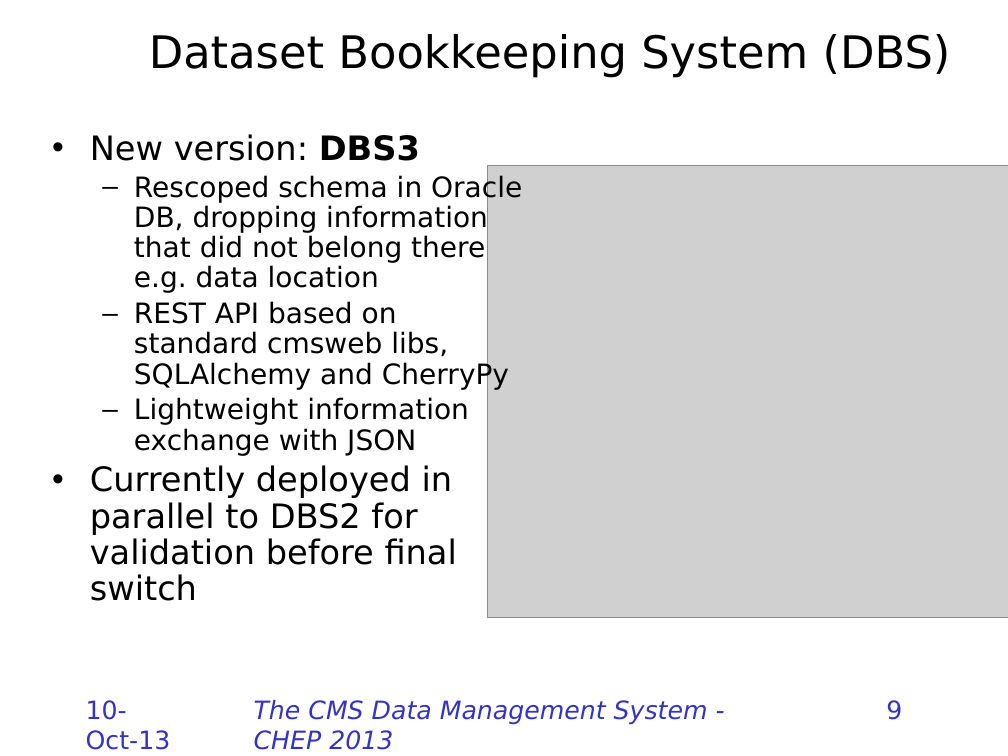
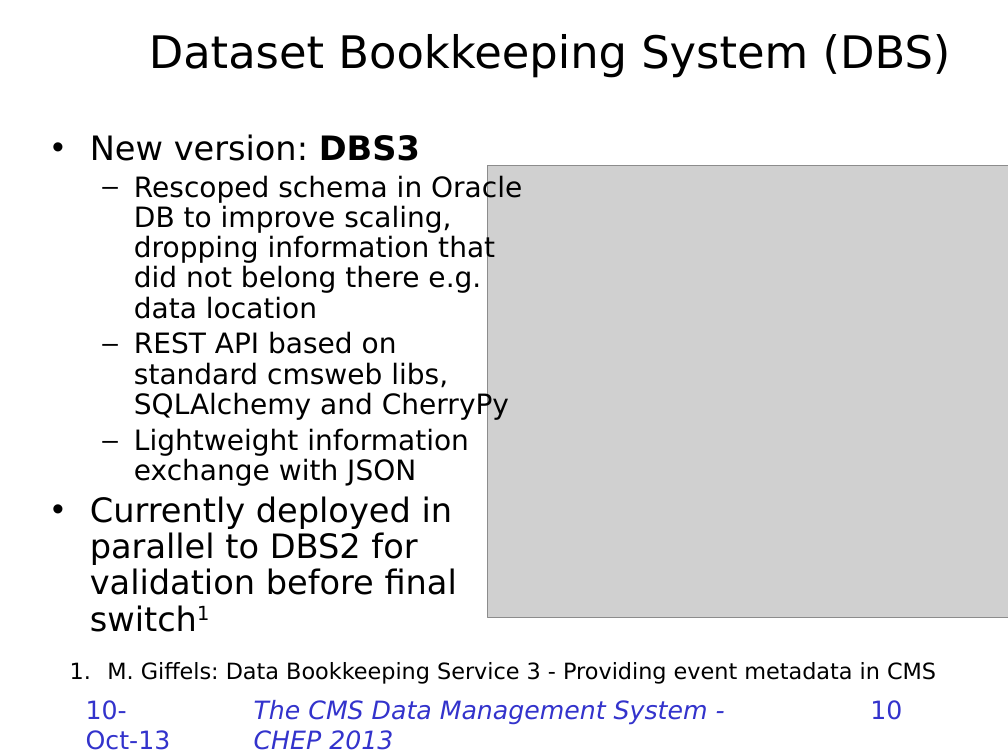
Before and after one commit to TonyWildish/CHEP-2013-DMWM, a slide deck: slide 10 of CMS-Data-Management/Slides/The CMS Data Management System.pptx (slide 9 before the commit). Drawn at 1008x756 pixels with LibreOffice and Linux fonts; fonts in the diff are those of the drawing; grey boxes stand for pictures; background and template pictures are left out. Boxes give left, top, right and bottom in pixels: in the first picture for what was removed or moved away, otherwise in the second. Text is boxed around its words. In the diff, an @@ line names an element or a change of style, - is before the commit and + after.

```diff
--- a/CMS-Data-Management/Slides/The CMS Data Management System.pptx
+++ b/CMS-Data-Management/Slides/The CMS Data Management System.pptx
@@ text at (134, 174, 522, 319): text changed @@
-  – Rescoped schema in Oracle DB, dropping information that did not belong there e.g. data location
+  – Rescoped schema in Oracle DB to improve scaling, dropping information that did not belong there e.g. data location
@@ text at (90, 496, 457, 595): text changed @@
-• Currently deployed in parallel to DBS2 for validation before final switch
+• Currently deployed in parallel to DBS2 for validation before final switch1
@@ text added at (107, 662, 936, 684), 16 pt, text #000000 @@
+1. M. Giffels: Data Bookkeeping Service 3 - Providing event metadata in CMS
@@ page number at (870, 700, 902, 720): text changed @@
-9
+10
```
Also in this commit, not shown: 13 other slides changed, 1 slide added.
